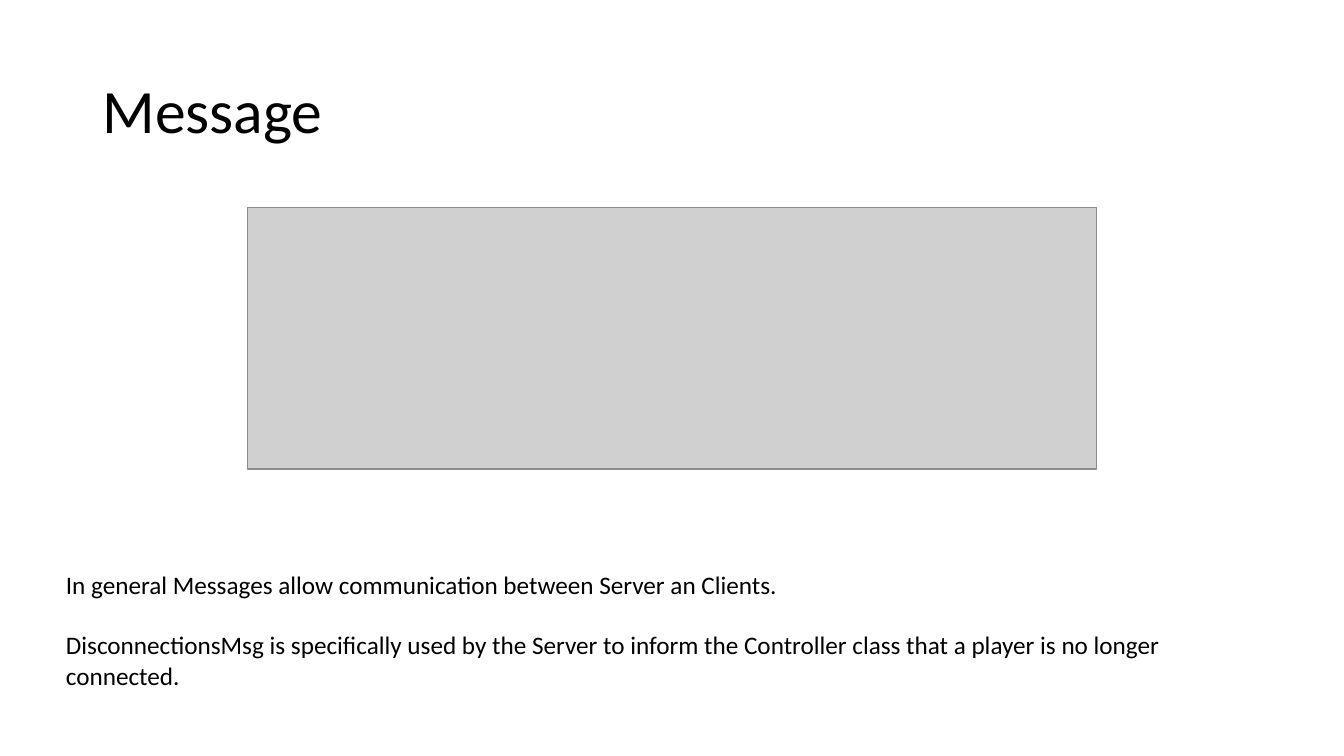
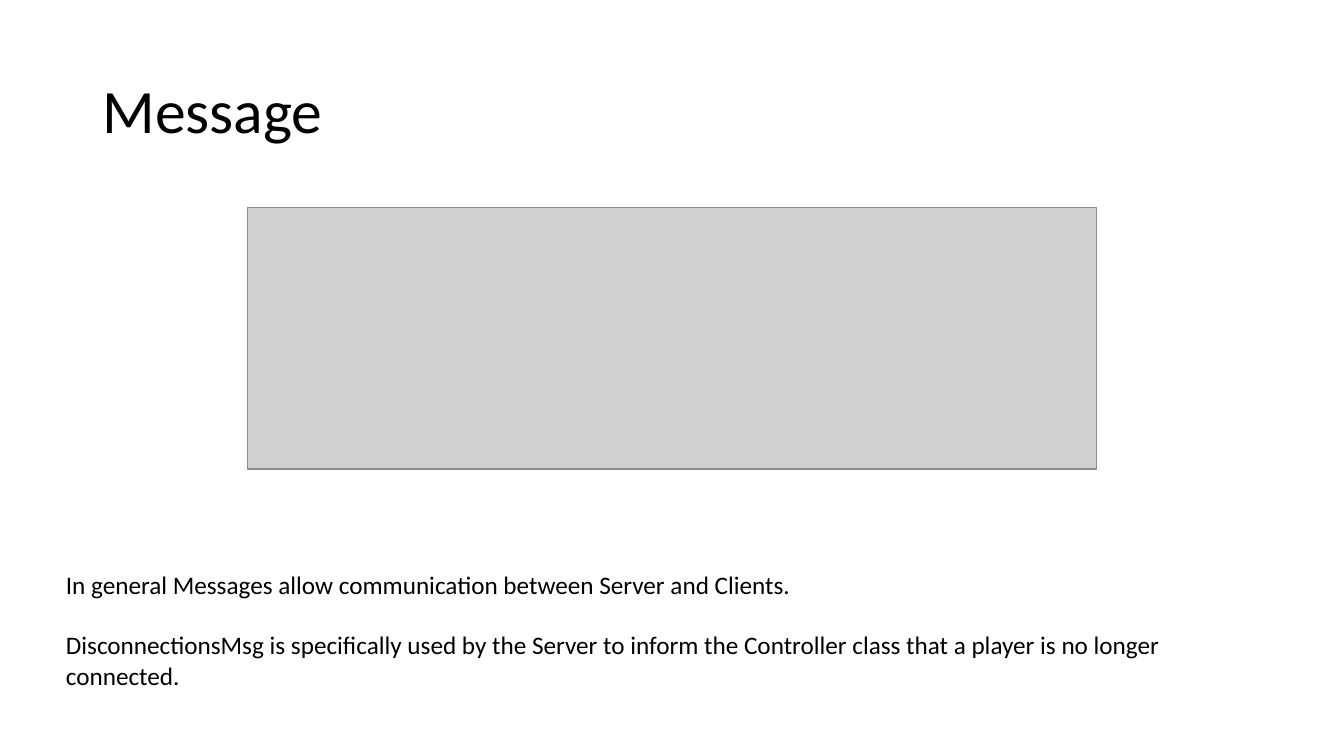
Before and after one commit to pietroferretti/counciloffour, a slide deck: slide 11 of uml/CO4.pptx. Drawn at 1344x756 pixels with LibreOffice and Linux fonts; fonts in the diff are those of the drawing; grey boxes stand for pictures. Boxes give left, top, right and bottom in pixels: in the first picture for what was removed or moved away, otherwise in the second. Text is boxed around its words. In the diff, an @@ line names an element or a change of style, - is before the commit and + after.

```diff
--- a/uml/CO4.pptx
+++ b/uml/CO4.pptx
@@ text at (x1=66, y1=576, x2=790, y2=599): text changed @@
-In general Messages allow communication between Server an Clients.
+In general Messages allow communication between Server and Clients.
```
Also in this commit, not shown: 2 other slides changed, 9 other files.
